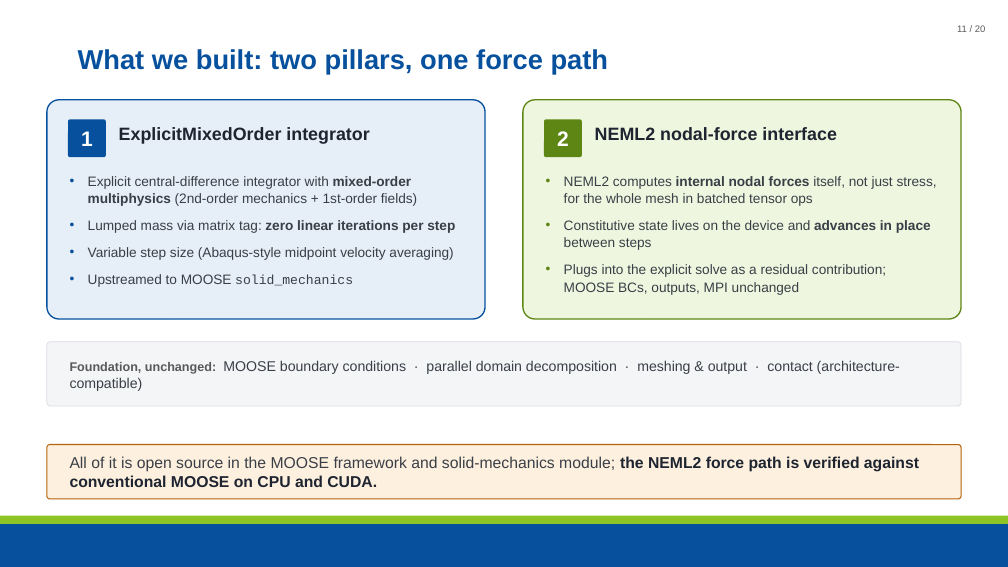
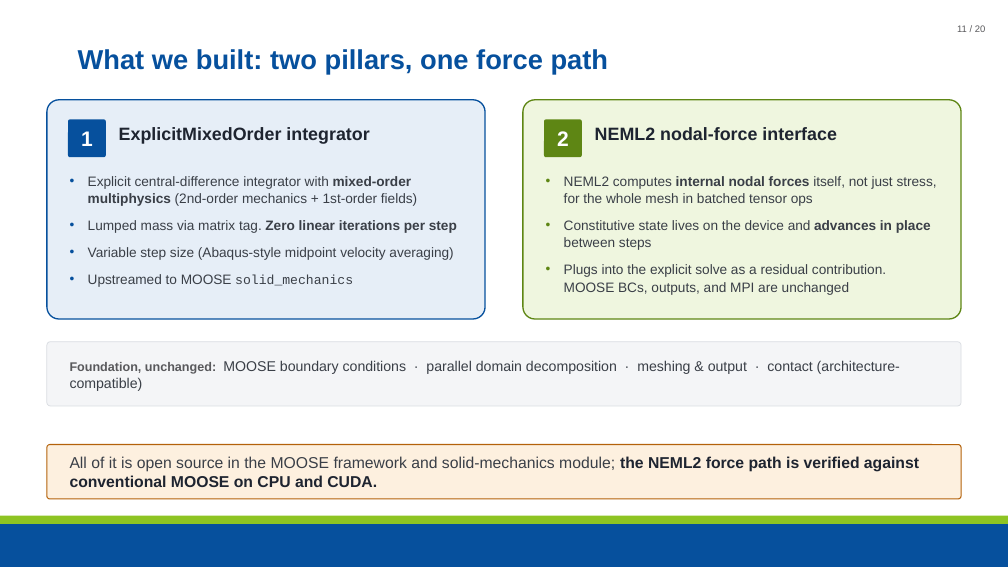
Before and after one commit to maxnezdyur/marlin, a slide deck: slide 11 of examples/impact/slide_assets/WCCM_NEML2_explicit_dynamics_v2.pptx. Drawn at 1008x567 pixels with LibreOffice and Linux fonts; fonts in the diff are those of the drawing; background and template pictures are left out. Boxes give left, top, right and bottom in pixels: in the first picture for what was removed or moved away, otherwise in the second. Text is boxed around its words. In the diff, an @@ line names an element or a change of style, - is before the commit and + after.

```diff
--- a/examples/impact/slide_assets/WCCM_NEML2_explicit_dynamics_v2.pptx
+++ b/examples/impact/slide_assets/WCCM_NEML2_explicit_dynamics_v2.pptx
@@ text at [88, 220, 457, 233]: text changed @@
-• Lumped mass via matrix tag: zero linear iterations per step
+• Lumped mass via matrix tag. Zero linear iterations per step
@@ text at [564, 264, 886, 295]: text changed @@
-• Plugs into the explicit solve as a residual contribution; MOOSE BCs, outputs, MPI unchanged
+• Plugs into the explicit solve as a residual contribution. MOOSE BCs, outputs, and MPI are unchanged
```
Also in this commit, not shown: 13 other slides changed, 1 other file.
